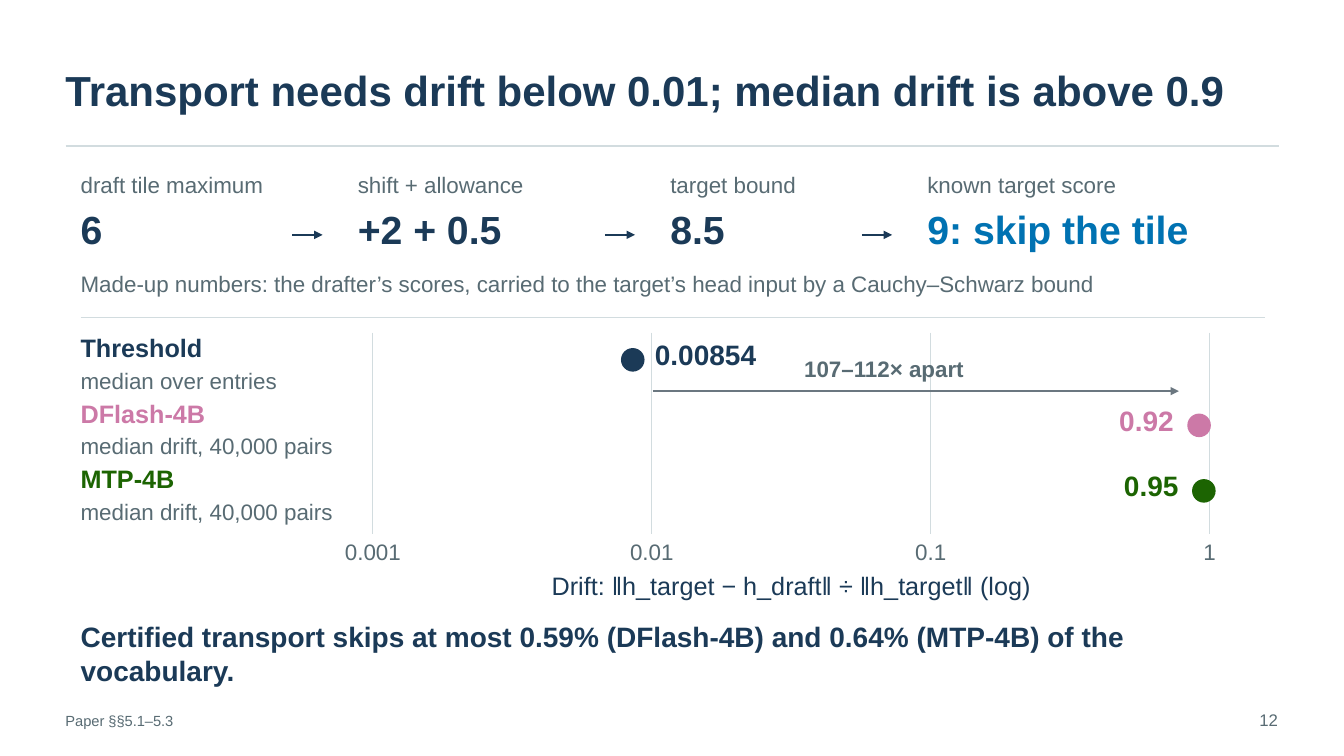
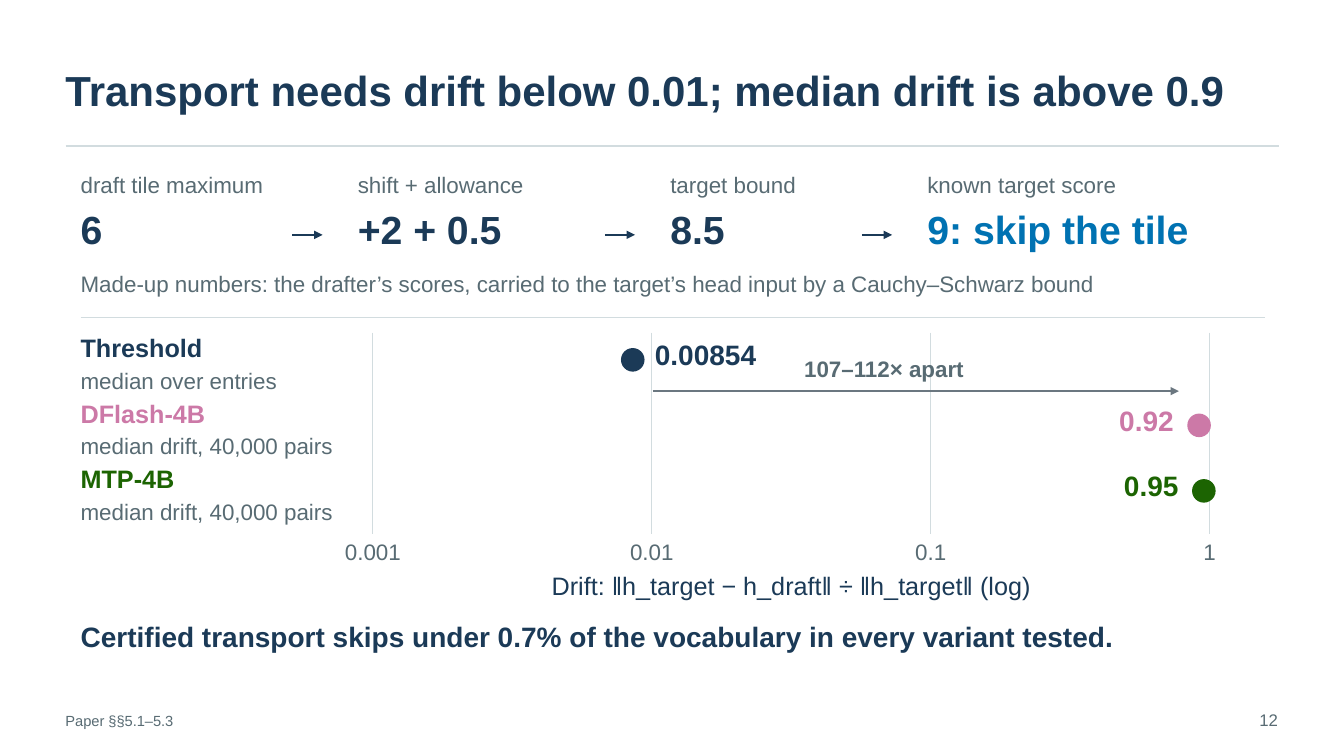
Before and after one commit to SamMausberg/verified-progress, a slide deck: slide 12 of presentation/verifier_paper_talk.pptx. Drawn at 1344x756 pixels with LibreOffice and Linux fonts; fonts in the diff are those of the drawing. Boxes give left, top, right and bottom in pixels: in the first picture for what was removed or moved away, otherwise in the second. Text is boxed around its words. In the diff, an @@ line names an element or a change of style, - is before the commit and + after.

Commit message:
Talk slides: rebuild against the paper on main (1c19cd5)
Every number is checked against the merged paper and evidence at 1c19cd5:
16-token DFlash's certified head at one request is 1.013 (+1.3%), the
check-mode counts are checked positions, and backbone routing at c = 1
is 1.034. The closing slide now says what the Conclusion says: the same
design could apply to other kernels; only the head was tested.

Layout fixes from the review of the previous version: label collisions
on slides 4, 10, 11 and B12, one ink label for both DFlash arms on slide
15, the scope of transport's skip on slide 12, "below its declared
range" on slide 14, and one line per statement on slides 7, 14, 16 and
17. The README names 1c19cd5 as the commit the deck reflects.

```diff
--- a/presentation/verifier_paper_talk.pptx
+++ b/presentation/verifier_paper_talk.pptx
@@ text at (81,626,1112,653): text changed @@
-Certified transport skips at most 0.59% (DFlash-4B) and 0.64% (MTP-4B) of the vocabulary.
+Certified transport skips under 0.7% of the vocabulary in every variant tested.
```
Also in this commit, not shown: 13 other slides changed, 2 other files.
